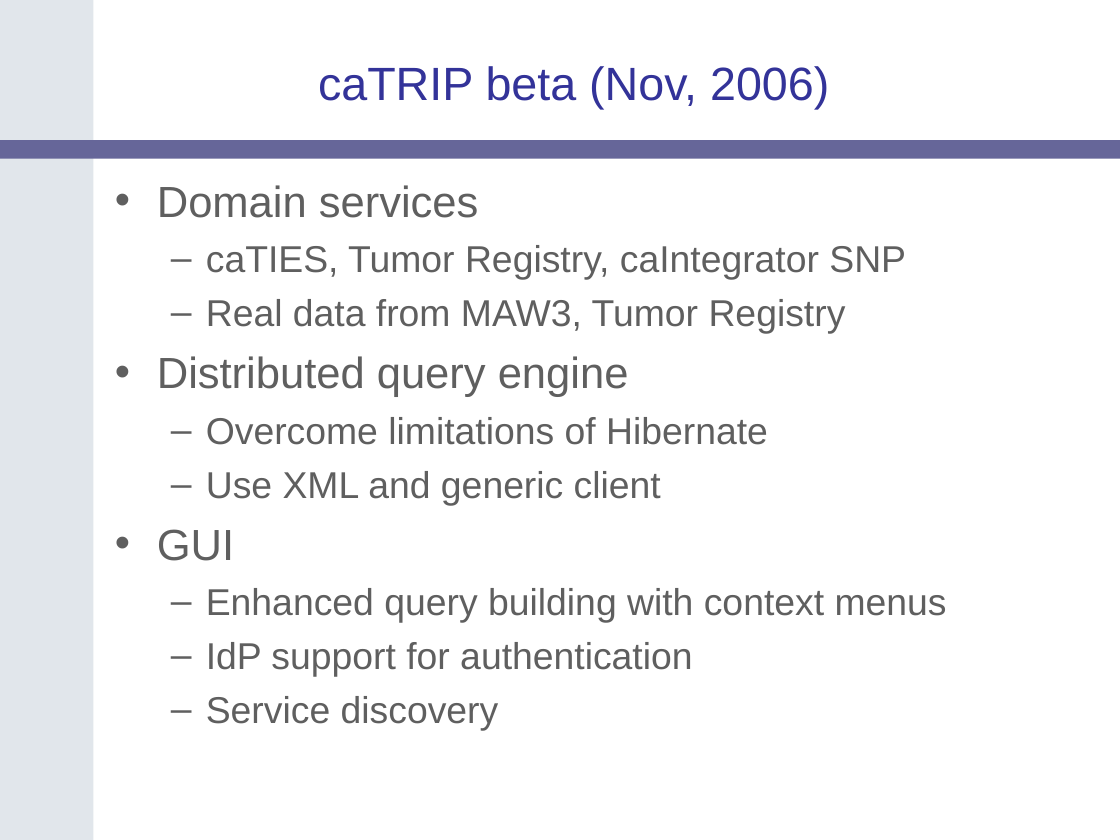
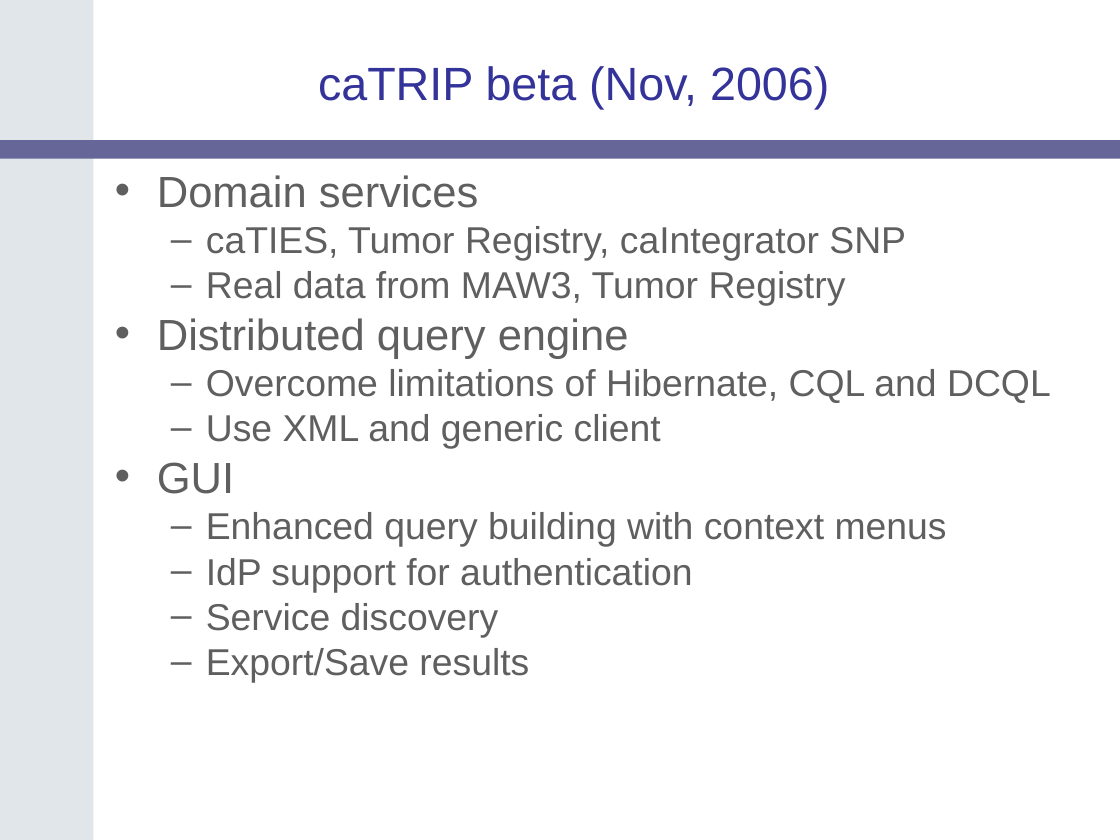
Before and after one commit to NCIP/catrip, a slide deck: slide 9 of catrip/documentation/presentations/catrip_alpha_demo_2006_08_11/catrip_alpha_demo_2006_08_11.ppt (slide 6 before the commit). Drawn at 1120x840 pixels with LibreOffice and Linux fonts; fonts in the diff are those of the drawing; background and template pictures are left out. Boxes give left, top, right and bottom in pixels: in the first picture for what was removed or moved away, otherwise in the second. Text is boxed around its words. In the diff, an @@ line names an element or a change of style, - is before the commit and + after.

```diff
--- a/catrip/documentation/presentations/catrip_alpha_demo_2006_08_11/catrip_alpha_demo_2006_08_11.ppt
+++ b/catrip/documentation/presentations/catrip_alpha_demo_2006_08_11/catrip_alpha_demo_2006_08_11.ppt
@@ text at <box>157,175,947,637</box>: line spacing 1 to 0.8 @@
@@ text at <box>206,369,1051,403</box>: text changed @@
-  – Overcome limitations of Hibernate
+  – Overcome limitations of Hibernate, CQL and DCQL
@@ text at <box>206,648,529,683</box>: paragraph added @@
+  – Export/Save results
```
Also in this commit, not shown: 8 other slides changed, 4 slides added, 2 slides removed.
